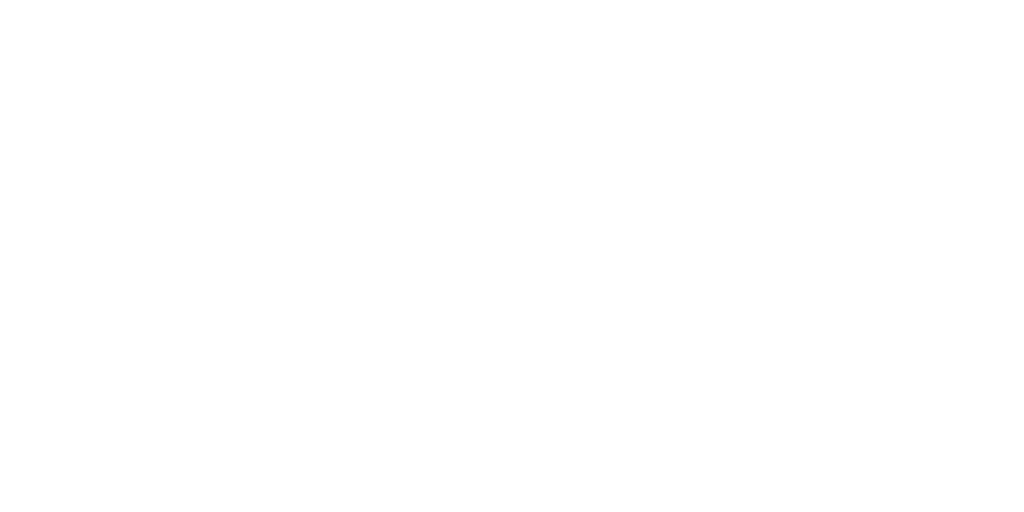
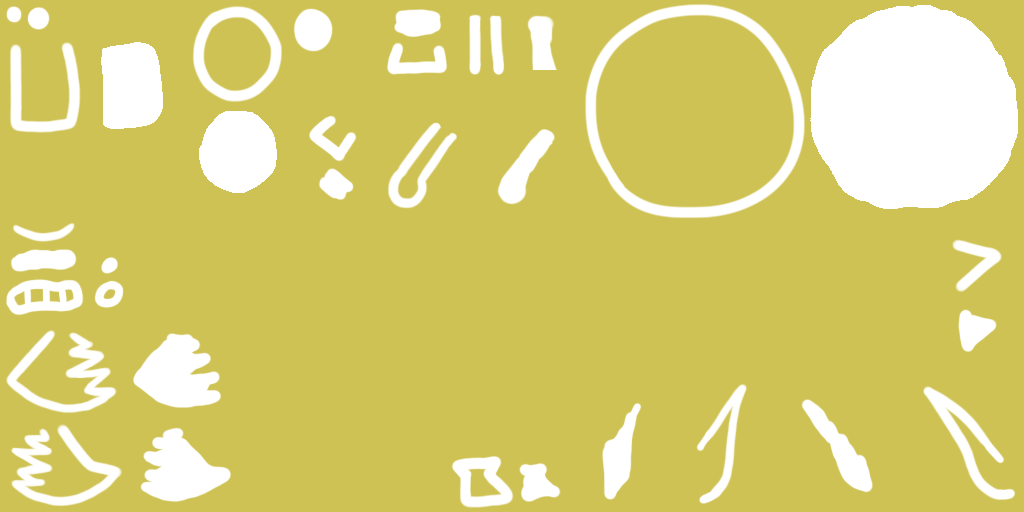
Layer changes from the first w=1024, h=512 image to the second:
added layer "Layer 7" in group "AllWhite" over <box>308,115,358,162</box>
added layer "Layer 8" in group "AllWhite" over <box>318,167,355,201</box>
added layer "Layer 5" in group "AllWhite" over <box>386,41,448,76</box>
added layer "Layer 6" in group "AllWhite" over <box>393,8,442,38</box>
painted on "Sweat" (1st of 3, in "AllWhite") over <box>430,114,559,144</box>
showed "Layer 1" over <box>0,0,1024,512</box>
